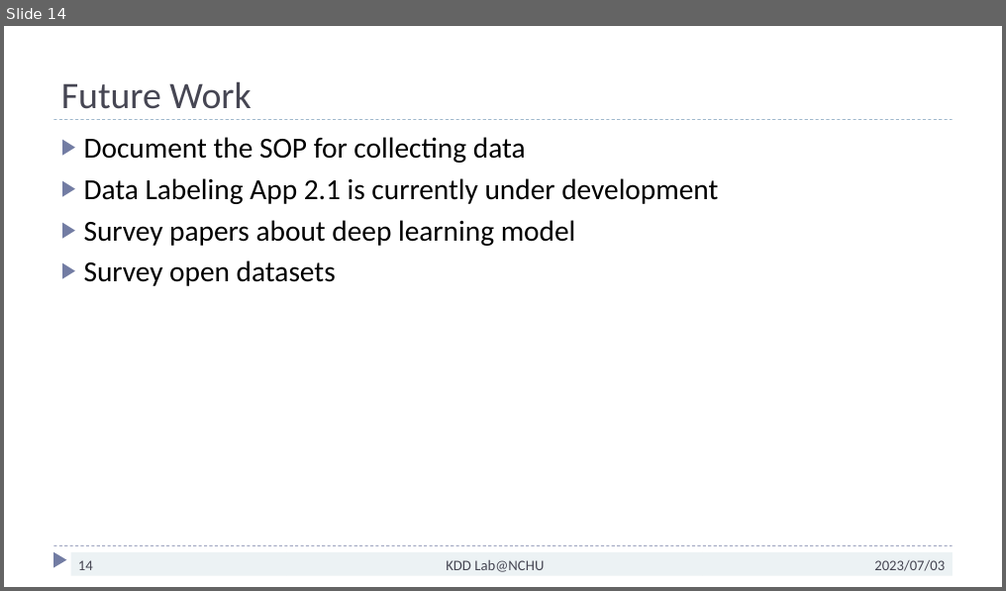
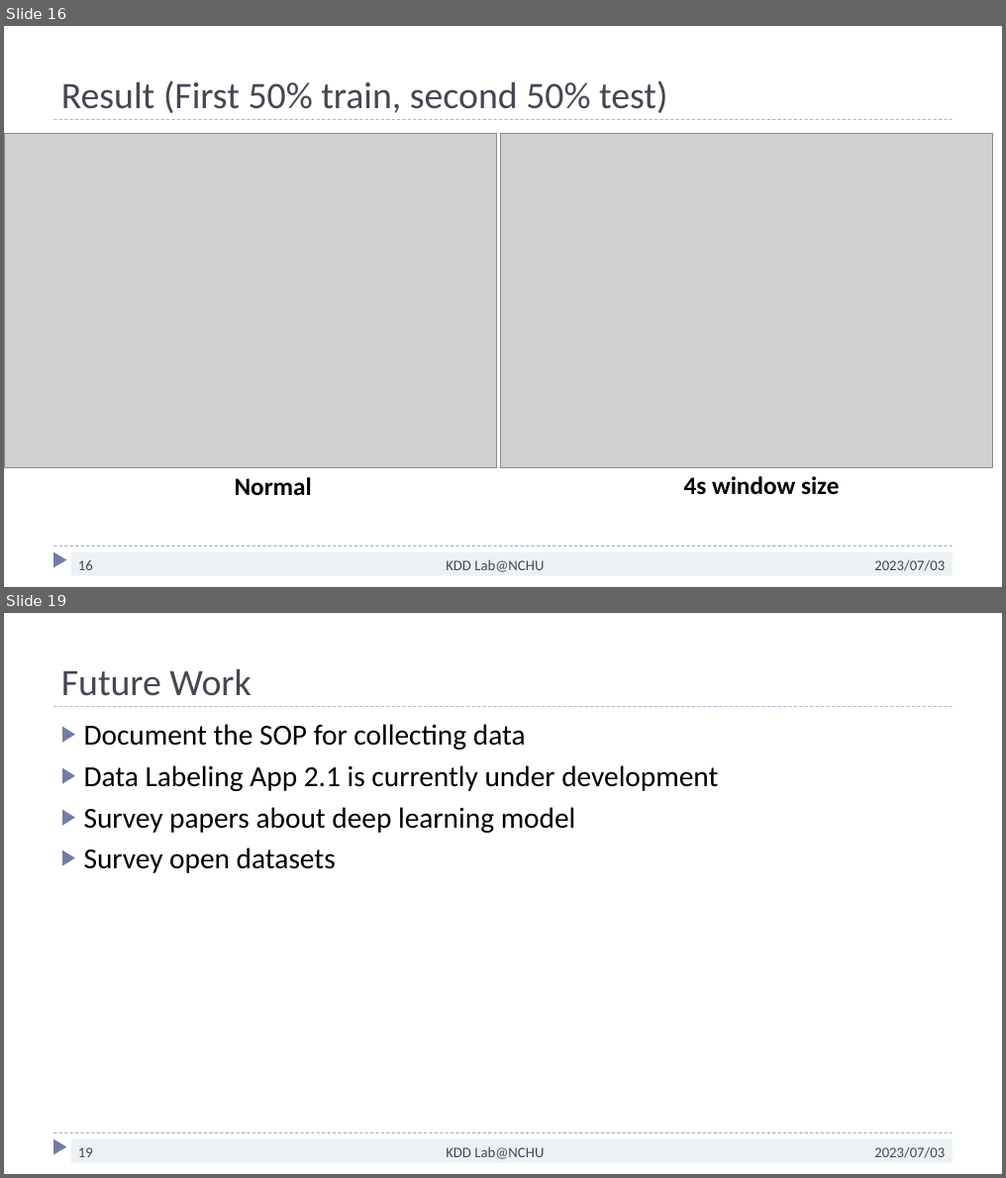
Before and after one commit to SROP6313/Motor_RideTrack, a slide deck: PPT/Eric_Study_20240626.pptx. Shown one above the other, each under a label of ours: slide 14 before the commit, slides 16 and 19 after it; the slides between them are not shown. The pictures are 1006x591 and 1006x1178 pixels, drawn with LibreOffice and Linux fonts; fonts in the diff are those of the drawing; grey boxes stand for pictures. Boxes give left, top, right and bottom in pixels: in the first picture for what was removed or moved away, otherwise in the second. Text is boxed around its words. In the diff, an @@ line names an element or a change of style, - is before the commit and + after.

```diff
--- a/PPT/Eric_Study_20240626.pptx
+++ b/PPT/Eric_Study_20240626.pptx
@@ slide 16 added at <box>4,26,1002,587</box>, background #FFFFFF; not listed: 3 template elements that a slide beside it also shows @@
@@ title added at <box>61,80,667,113</box>, 36 pt, text #464653 @@
+Result (First 50% train, second 50% test)
@@ picture added at <box>4,134,497,468</box> @@
@@ picture added at <box>500,134,993,468</box> @@
@@ text added at <box>235,477,312,495</box>, 24 pt, text #000000, bold @@
+Normal
@@ text added at <box>684,476,839,495</box>, 24 pt, text #000000, bold @@
+4s window size
@@ page number added at <box>70,553,287,576</box>, fill #ECF2F4, 14 pt, text #464653 @@
+16
@@ rectangle added at <box>287,553,703,576</box>, fill #ECF2F4, 14 pt, text #464653 @@
+KDD Lab@NCHU
@@ rectangle added at <box>703,553,952,576</box>, fill #ECF2F4, 14 pt, text #464653 @@
+2023/07/03
@@ what was slide 14 is now slide 19 @@
@@ page number at <box>78,1148,93,1157</box>: text changed @@
-14
+19
```
Also in this commit, not shown: 4 other slides added.
